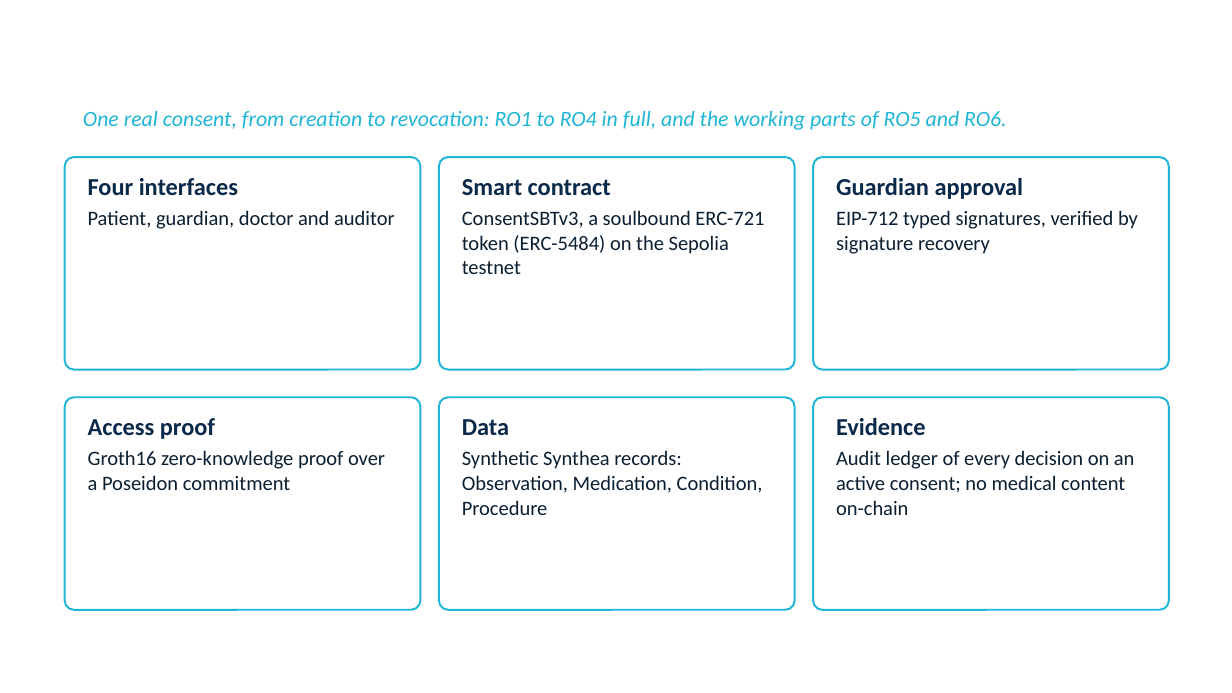
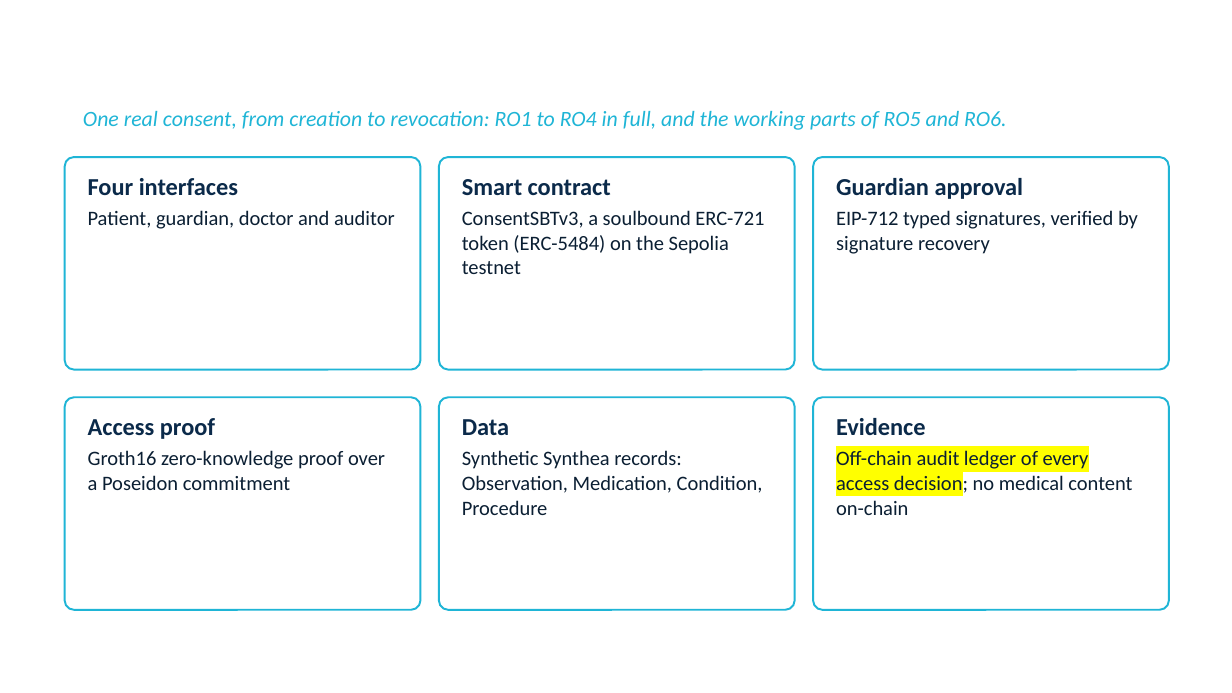
Before and after one commit to yasir12345678900/HealthRWA-Sepolia-Personal-try, a slide deck: slide 30 of docs/Yasir_Candidature_Reassessment_Slides_Simple_YELLOW_changes.pptx (slide 29 before the commit). Drawn at 1232x693 pixels with LibreOffice and Linux fonts; fonts in the diff are those of the drawing; background and template pictures are left out. Boxes give left, top, right and bottom in pixels: in the first picture for what was removed or moved away, otherwise in the second. Text is boxed around its words. In the diff, an @@ line names an element or a change of style, - is before the commit and + after.

```diff
--- a/docs/Yasir_Candidature_Reassessment_Slides_Simple_YELLOW_changes.pptx
+++ b/docs/Yasir_Candidature_Reassessment_Slides_Simple_YELLOW_changes.pptx
@@ text at [836, 450, 1132, 515]: text changed @@
-Audit ledger of every decision on an active consent; no medical content on-chain
+Off-chain audit ledger of every access decision; no medical content on-chain
```
Also in this commit, not shown: 7 other slides changed, 1 slide added, 3 other files.
